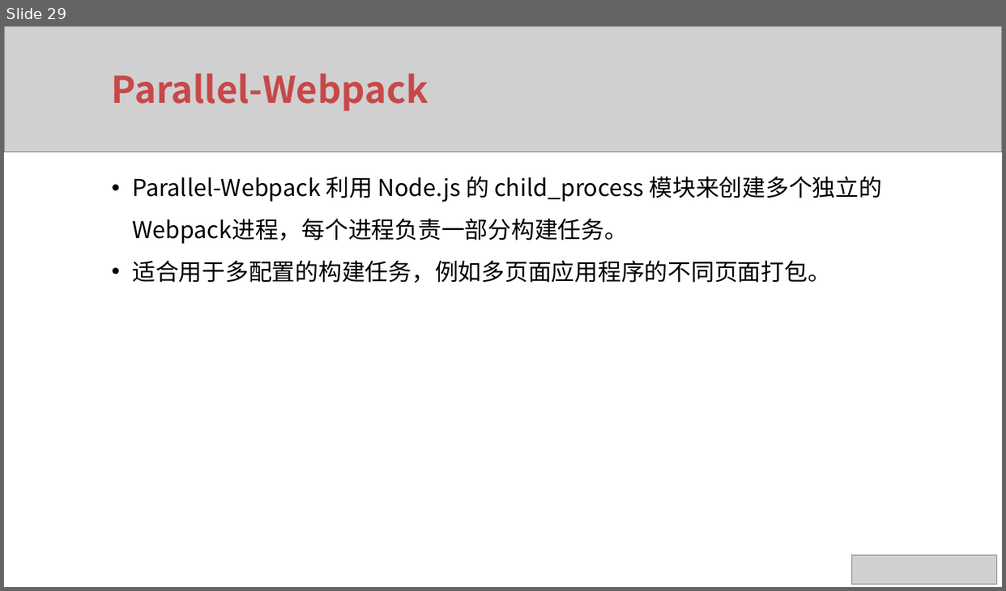
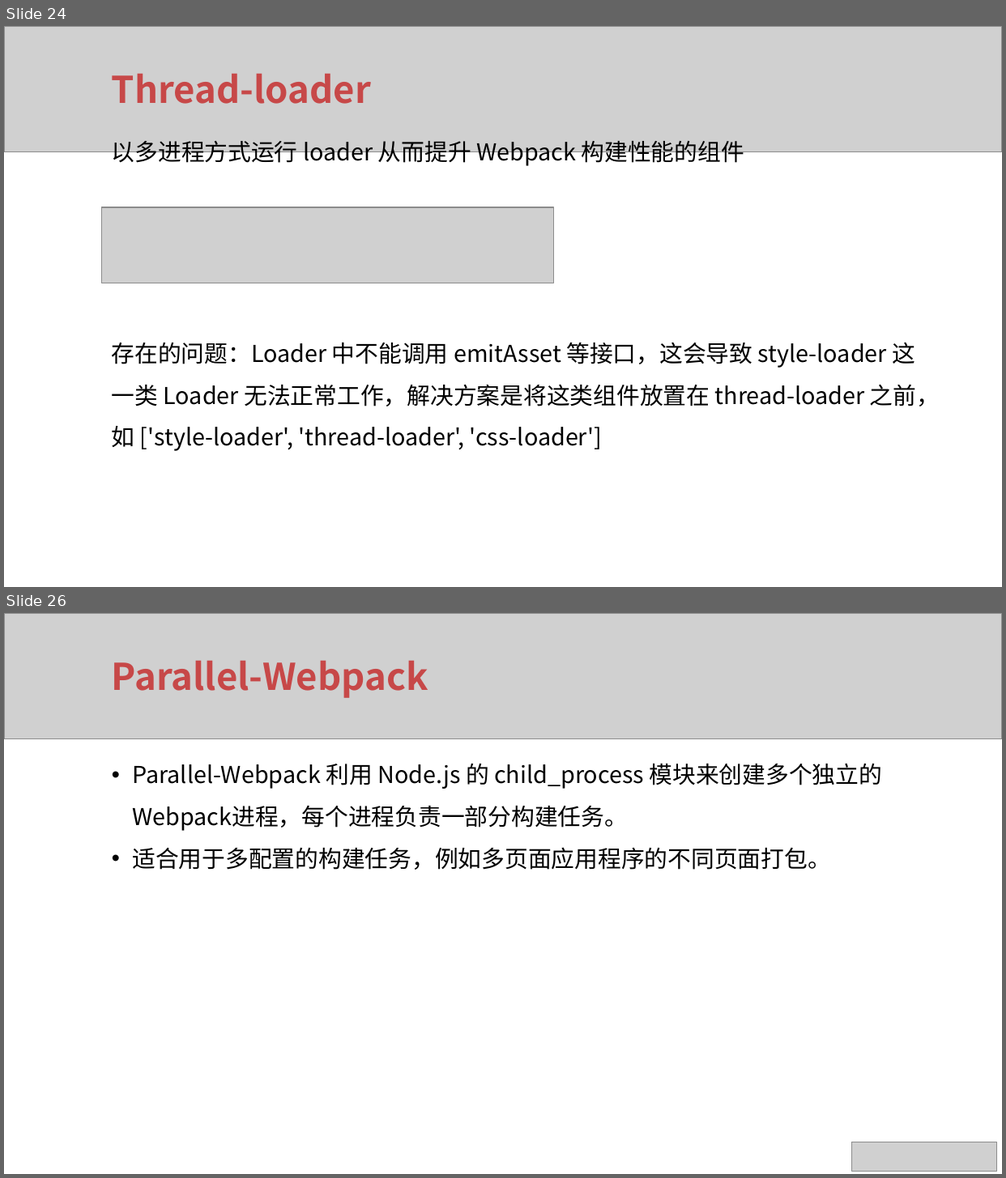
Before and after one commit to xuqunhai/python, a slide deck: rx/Vue项目最佳实践.pptx. Shown one above the other, each under a label of ours: slide 29 before the commit, slides 24 and 26 after it; the slides between them are not shown. The pictures are 1006x591 and 1006x1178 pixels, drawn with LibreOffice and Linux fonts; fonts in the diff are those of the drawing; grey boxes stand for pictures. Boxes give left, top, right and bottom in pixels: in the first picture for what was removed or moved away, otherwise in the second. Text is boxed around its words. In the diff, an @@ line names an element or a change of style, - is before the commit and + after.

```diff
--- a/rx/Vue项目最佳实践.pptx
+++ b/rx/Vue项目最佳实践.pptx
@@ slide 24 added at [4,26,1002,587], background #FFFFFF @@
@@ picture added at [4,26,1002,152] @@
@@ text added at [112,74,371,104], 26.6 pt, text #C74848, bold @@
+Thread-loader
@@ text added at [112,141,744,167], 16.8 pt, text #000000 @@
+以多进程方式运行 loader 从而提升 Webpack 构建性能的组件
@@ picture added at [102,207,554,284] @@
@@ text added at [112,343,940,451], 16.8 pt, text #000000 @@
+存在的问题：Loader 中不能调用 emitAsset 等接口，这会导致 style-loader 这一类 Loader 无法正常工作，解决方案是将这类组件放置在 thread-loader 之前，如 ['style-loader', 'thread-loader', 'css-loader']
@@ what was slide 29 is now slide 26 @@
```
Also in this commit, not shown: 23 slides changed, 1 other slide added, 5 slides removed, 5 other files.
